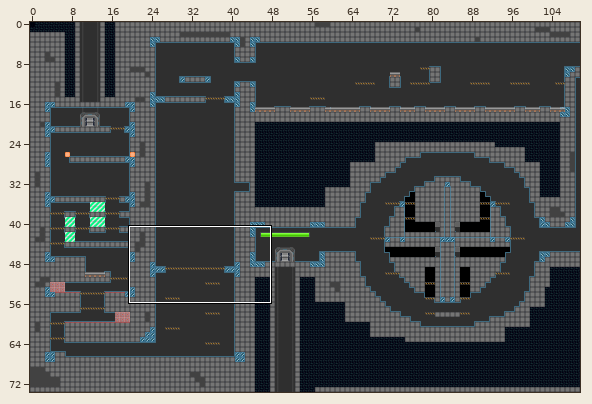
Level history. Tiled map: proj/assets/dat/level7.tmx. Above: a wide view before the commit, with the close-up outlined.
Close-up. Before:
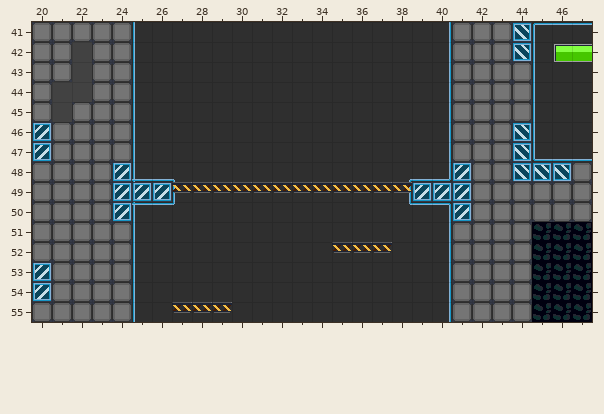
Cells are 20x20 px. Shown: x 20..47, y 41..55. The commit also changed other parts of the map, which this record leaves out.
The result:
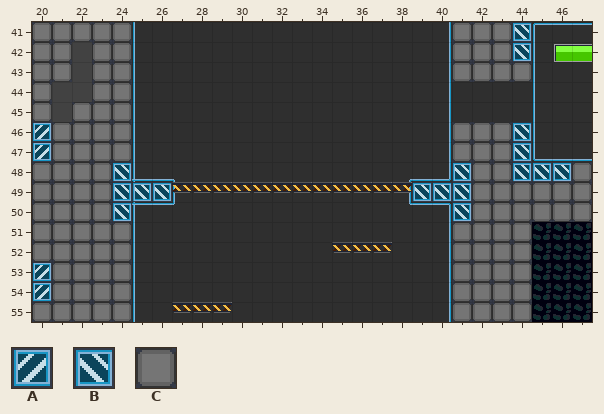
Key: from "defTile": A 19, B 19 turned 90, C 20.
_ is an empty cell.
Edits made:
Layer "tile":
y 44..45: x 41..44 CCCC -> ____
y 48: x 24 A -> B; x 41 A -> B
y 49: x 24..26 AAA -> BBB; x 39..41 AAA -> BBB
y 50: x 24 A -> B; x 41 A -> B
